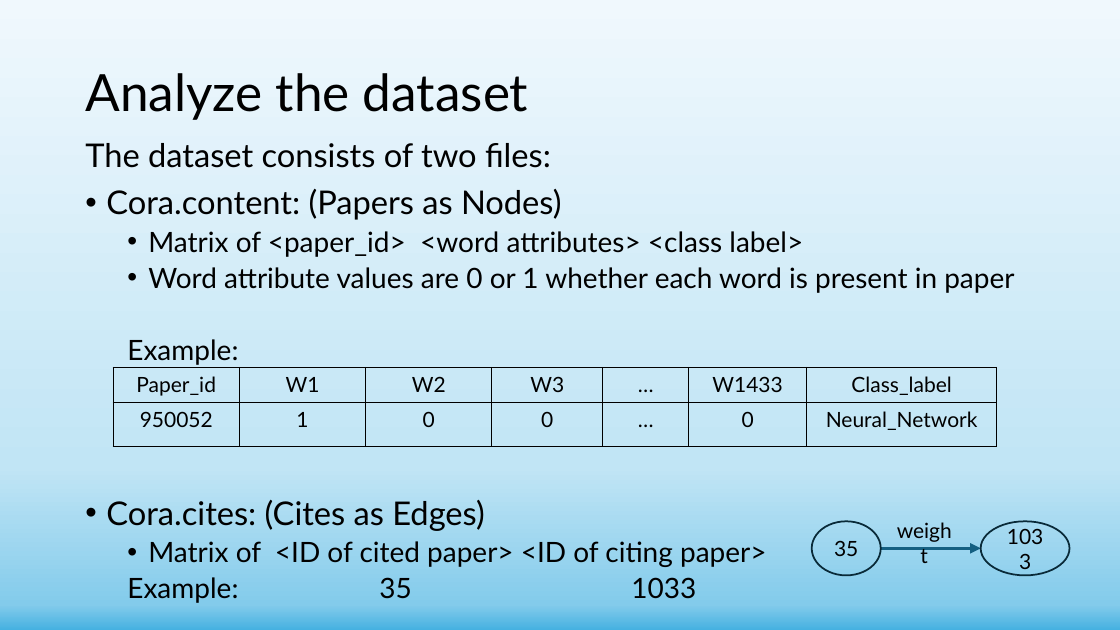
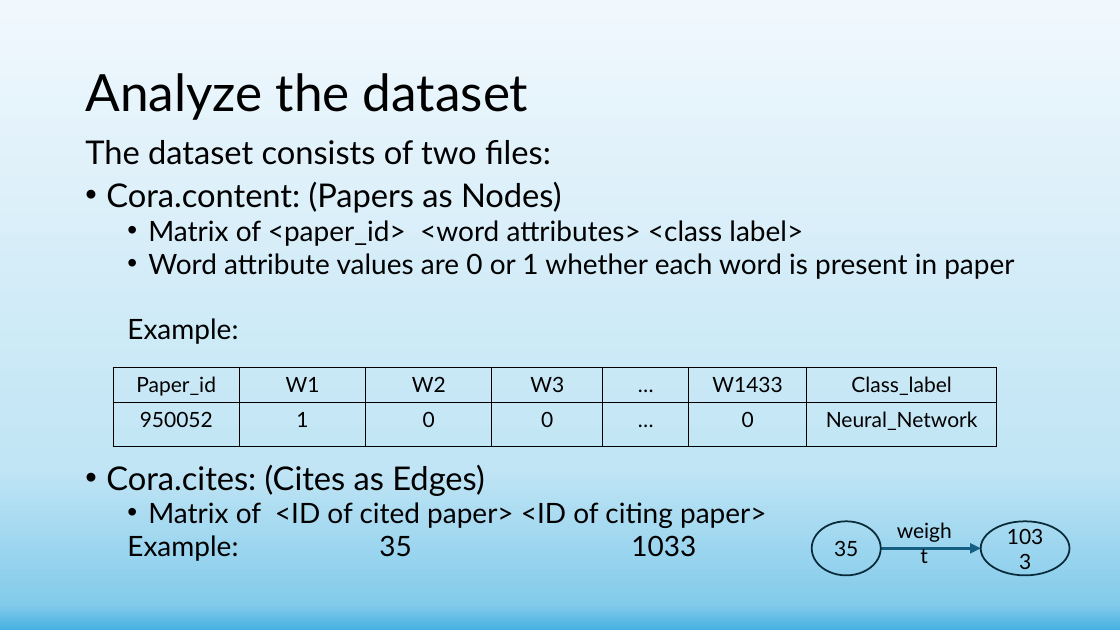
Before and after one commit to shachar700/Graph-Embedding, a slide deck: slide 9 of doc/Graph-Embedding Presentation.pptx. Drawn at 1120x630 pixels with LibreOffice and Linux fonts; fonts in the diff are those of the drawing. Boxes give left, top, right and bottom in pixels: in the first picture for what was removed or moved away, otherwise in the second. Text is boxed around its words. In the diff, an @@ line names an element or a change of style, - is before the commit and + after.

```diff
--- a/doc/Graph-Embedding Presentation.pptx
+++ b/doc/Graph-Embedding Presentation.pptx
@@ text "The dataset consists of two ..." at <box>85,140,1014,561</box>: line spacing 0.9 to 0.8 @@
```
Also in this commit, not shown: 16 other slides changed.
